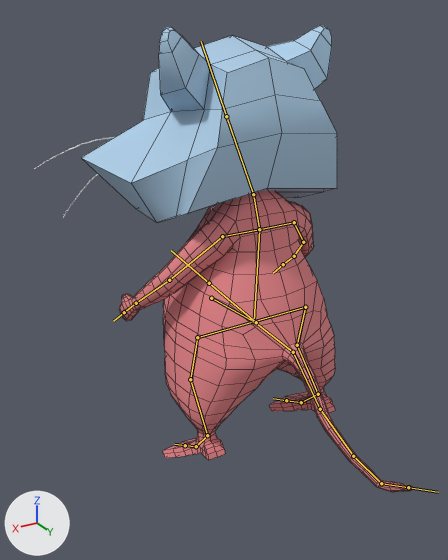
The FBX model cairn_unity/Assets/mikey/mikey.2.fbx as it was, and as the next commit left it.
Before and after are seen from a 50 mm camera at (3.87, 7.18, 4.87) aimed at (0.47, 1.51, 2.04). The lights are fixed; the arrows at lower left show +X, +Y and +Z. Both versions are drawn at frame 3 of the action 'Armature|Jump'; the numbers are the values there. The bones that bend it are drawn over the model as lines. Mesh edges are drawn as thin lines on the coarser meshes.

The first picture shows 'Body', 'Head'.
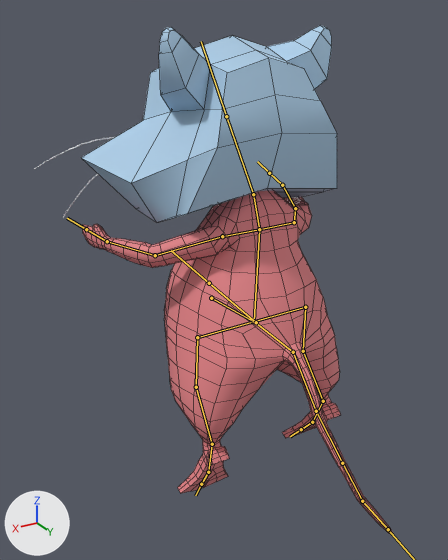
Changed parts and their boxes [x1, y1, x2, y2] in the pictures (448 x 560 px):
'Body', posed (14% taller): before [120, 191, 413, 492]; after [83, 191, 393, 535]
bone 'UpperArm.L', root to tip: before (222, 236) to (169, 280); after (222, 236) to (155, 255)
bone 'LowerArm.L', root to tip: before (169, 280) to (136, 303); after (155, 255) to (107, 241)
bone 'UpperArm.R', root to tip: before (294, 222) to (303, 242); after (294, 222) to (295, 208)
bone 'LowerArm.R', root to tip: before (303, 242) to (294, 256); after (295, 208) to (282, 185)
bone 'UpperLeg.L', root to tip: before (197, 337) to (190, 379); after (197, 337) to (196, 387)
bone 'LowerLeg.L', root to tip: before (190, 379) to (207, 435); after (196, 387) to (212, 444)
bone 'Foot.L', root to tip: before (207, 435) to (196, 446); after (212, 444) to (208, 472)
bone 'UpperLeg.R', root to tip: before (305, 307) to (297, 345); after (305, 307) to (303, 351)
bone 'LowerLeg.R', root to tip: before (297, 345) to (318, 394); after (303, 351) to (323, 401)
bone 'Foot.R', root to tip: before (318, 394) to (301, 402); after (323, 401) to (312, 422)
bone 'Tail.1', root to tip: before (293, 352) to (320, 409); after (293, 352) to (316, 411)
bone 'Tail.2', root to tip: before (320, 409) to (353, 456); after (316, 411) to (342, 463)
bone 'Tail.3', root to tip: before (353, 456) to (381, 483); after (342, 463) to (362, 501)
bone 'Tail.4', root to tip: before (381, 483) to (408, 487); after (362, 501) to (388, 529)

The change in detail:
Bone 'UpperArm.L' (bone_upperarm_l) turns from (-64, -44, 26) to (40, -117, -68) degrees about its own x, y and z.
Bone 'LowerArm.L' (bone_lowerarm_l) turns from (-22, -3, -7) to (-30, 2, -12) degrees about its own x, y and z.
Bone 'UpperArm.R' (bone_upperarm_r) turns from (-52, 42, 0) to (-52, 84, 0) degrees about its own x, y and z.
Bone 'LowerArm.R' (bone_lowerarm_r) turns from (-15, 6, 7) to (-14, 11, 16) degrees about its own x, y and z.
Bone 'UpperLeg.L' (bone_upperleg_l) turns from (14, 1, 0) to (27, 2, 0) degrees about its own x, y and z.
Bone 'LowerLeg.L' (bone_lowerleg_l) turns from (-19, 0, 1) to (-38, 0, 1) degrees about its own x, y and z.
Bone 'Foot.L' (bone_foot_l) turns from (-35, 1, 0) to (-70, 2, -1) degrees about its own x, y and z.
Bone 'UpperLeg.R' (bone_upperleg_r) turns from (12, 0, 0) to (25, 0, -1) degrees about its own x, y and z.
Bone 'LowerLeg.R' (bone_lowerleg_r) turns from (-15, 1, 0) to (-31, 1, 1) degrees about its own x, y and z.
Bone 'Foot.R' (bone_foot_r) turns from (-27, 1, 0) to (-54, 2, -1) degrees about its own x, y and z.
Bone 'Tail.1' (bone_tail_1) turns from (-35, 0, 0) to (-43, 1, 0) degrees about its own x, y and z.
Bone 'Tail.2' (bone_tail_2) turns from (18, 0, 0) to (11, 0, 0) degrees about its own x, y and z.
Bone 'Tail.3' (bone_tail_3) turns from (17, 0, 0) to (1, 1, 0) degrees about its own x, y and z.
Bone 'Tail.4' (bone_tail_4) turns from (39, 0, 0) to (28, 1, 0) degrees about its own x, y and z.
